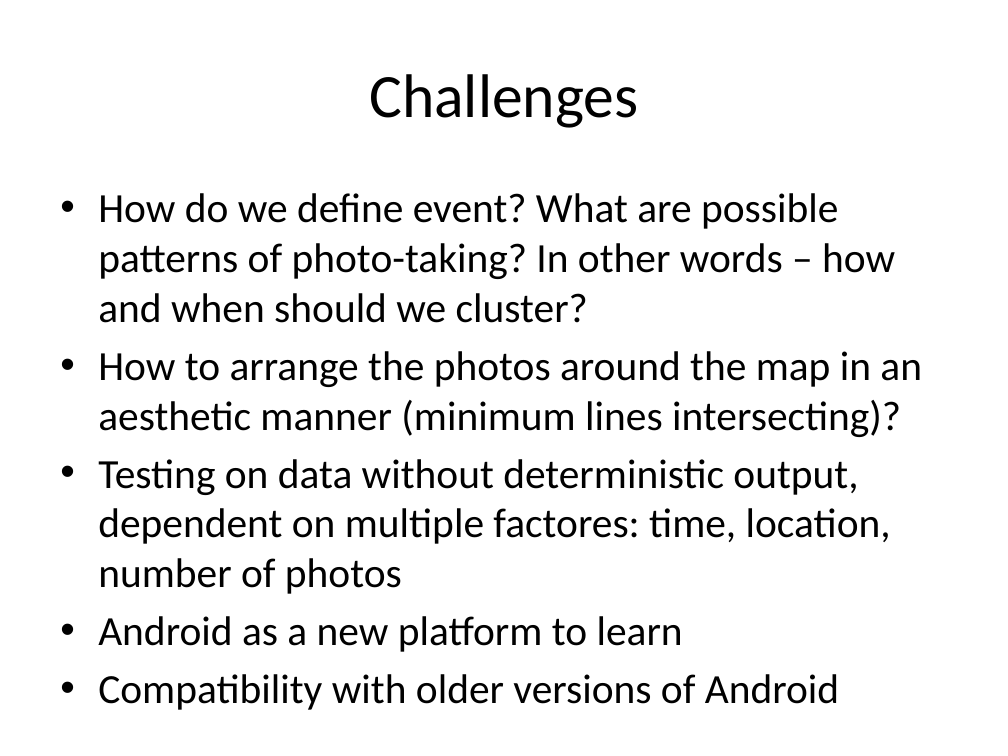
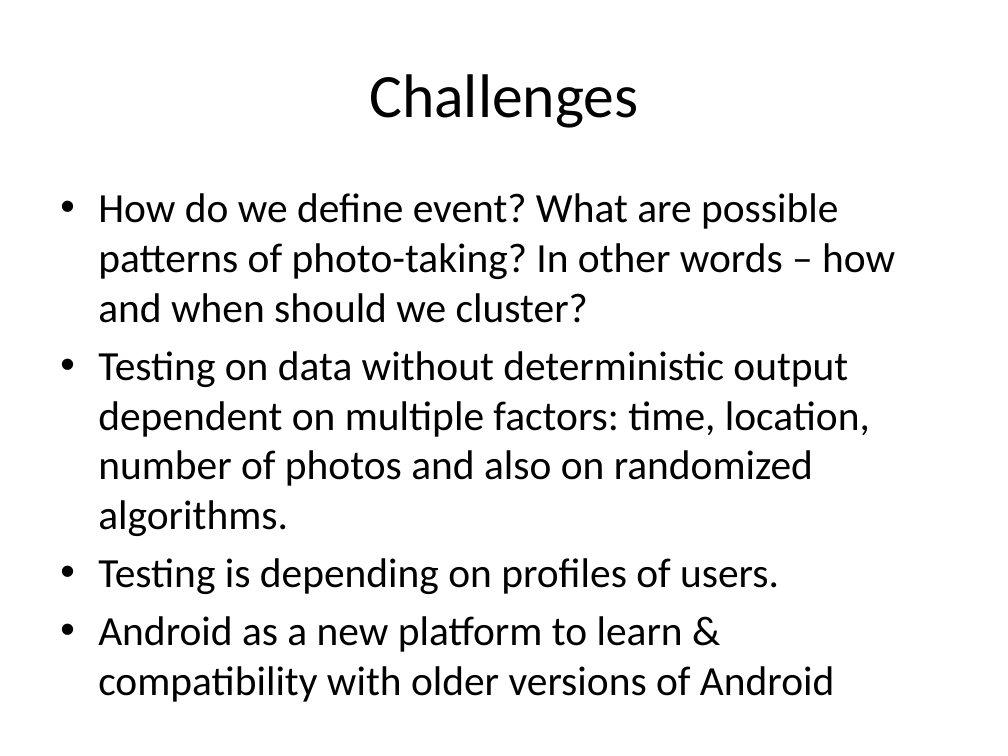
Before and after one commit to ulugbekjs/SummaPhoto, a slide deck: slide 8 of Workshhop_final.pptx. Drawn at 1008x756 pixels with LibreOffice and Linux fonts; fonts in the diff are those of the drawing. Boxes give left, top, right and bottom in pixels: in the first picture for what was removed or moved away, otherwise in the second. Text is boxed around its words. In the diff, an @@ line names an element or a change of style, - is before the commit and + after.

```diff
--- a/Workshhop_final.pptx
+++ b/Workshhop_final.pptx
@@ text at (98, 351, 870, 696): text changed @@
-• How to arrange the photos around the map in an aesthetic manner (minimum lines intersecting)?
-• Testing on data without deterministic output, dependent on multiple factores: time, location, number of photos
-• Android as a new platform to learn
-• Compatibility with older versions of Android
+• Testing on data without deterministic output dependent on multiple factors: time, location, number of photos and also on randomized algorithms.
+• Testing is depending on profiles of users.
+• Android as a new platform to learn & compatibility with older versions of Android
```
Also in this commit, not shown: 2 other slides changed, 8 other files.
